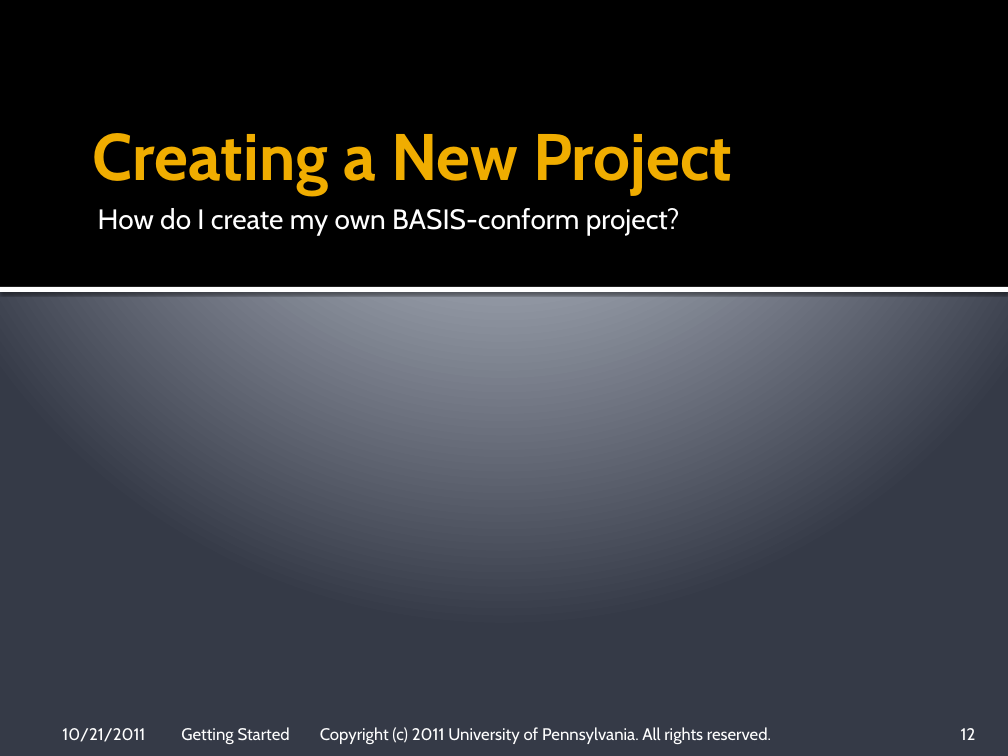
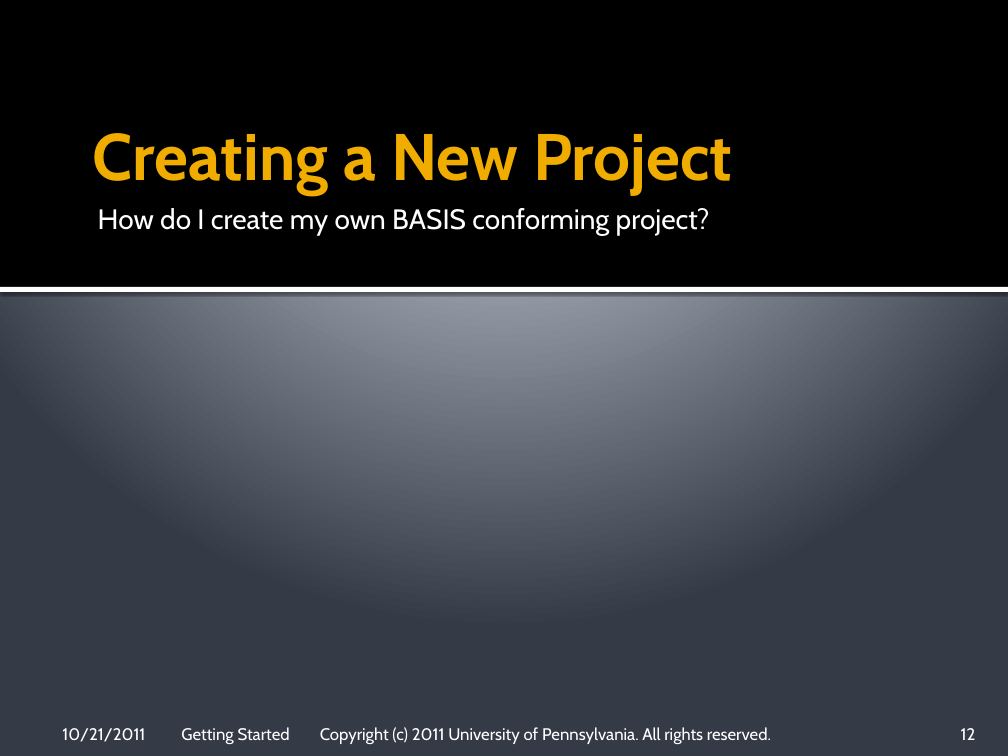
Before and after one commit to cmake-basis/legacy, a slide deck: slide 12 of doc/tutorials/BASIS Quick Start Guide - 01 Getting Started.pptx. Drawn at 1008x756 pixels with LibreOffice and Linux fonts; fonts in the diff are those of the drawing; background and template pictures are left out. Boxes give left, top, right and bottom in pixels: in the first picture for what was removed or moved away, otherwise in the second. Text is boxed around its words. In the diff, an @@ line names an element or a change of style, - is before the commit and + after.

```diff
--- a/doc/tutorials/BASIS Quick Start Guide - 01 Getting Started.pptx
+++ b/doc/tutorials/BASIS Quick Start Guide - 01 Getting Started.pptx
@@ text at (x1=98, y1=208, x2=710, y2=236): text changed @@
-How do I create my own BASIS-conform project?
+How do I create my own BASIS conforming project?
```
Also in this commit, not shown: 10 other slides changed.
